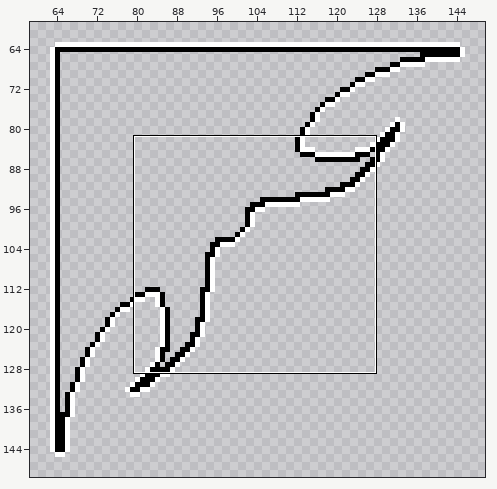
Pixel-art file -- Assets/Sprites/MAIN MENU AND UI/healthBar.aseprite. The first picture is a wide view before the edit; the outline marks the close-up.
Close-up. As it was:
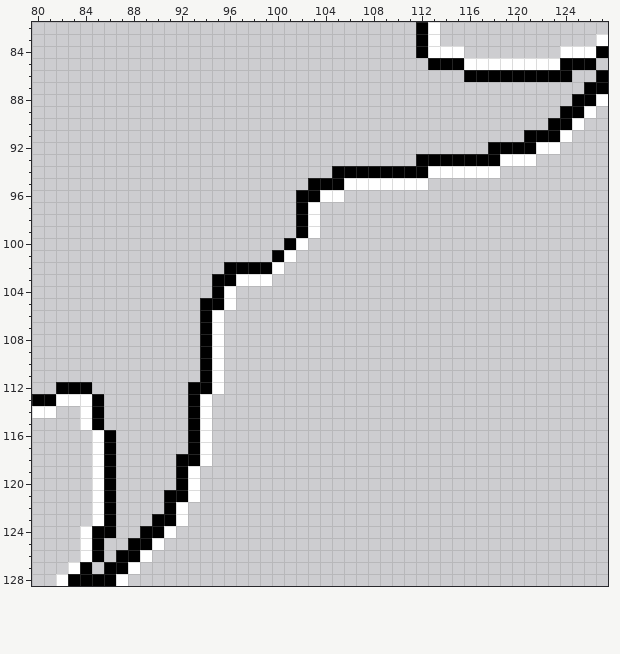
200x200 pixels, 1 frame. Shown: x 80..127, y 82..128. The wide view leaves out empty margins.
After:
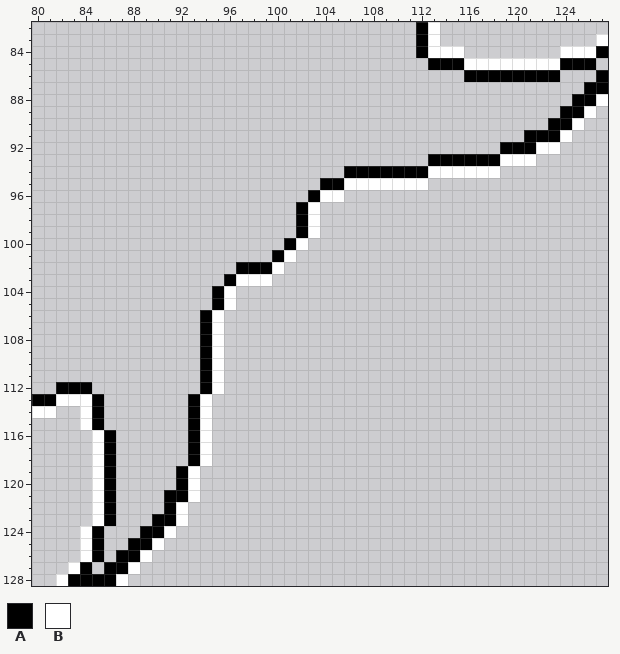
Palette (. is transparent): A #000000  B #ffffff
From old to new:
The author cleared colour A in row 86 at x 124; in row 92 at x 118; in row 93 at x 112; in row 94 at x 105; in row 95 at x 103; in row 96 at x 102.
The author cleared colour A in row 102 at x 96; in row 103 at x 95; in row 105 at x 94; in row 112 at x 93; in row 118 at x 92; in row 124 at x 86.
Boxes around the changes in both close-ups, in picture pixels (x1, y1, x2, y2):
erased: (560, 70, 572, 82)
erased: (488, 142, 500, 154)
erased: (416, 154, 428, 166)
erased: (296, 166, 344, 202)
erased: (200, 262, 236, 310)
erased: (188, 382, 200, 394)
erased: (176, 454, 188, 466)
erased: (104, 526, 116, 538)
